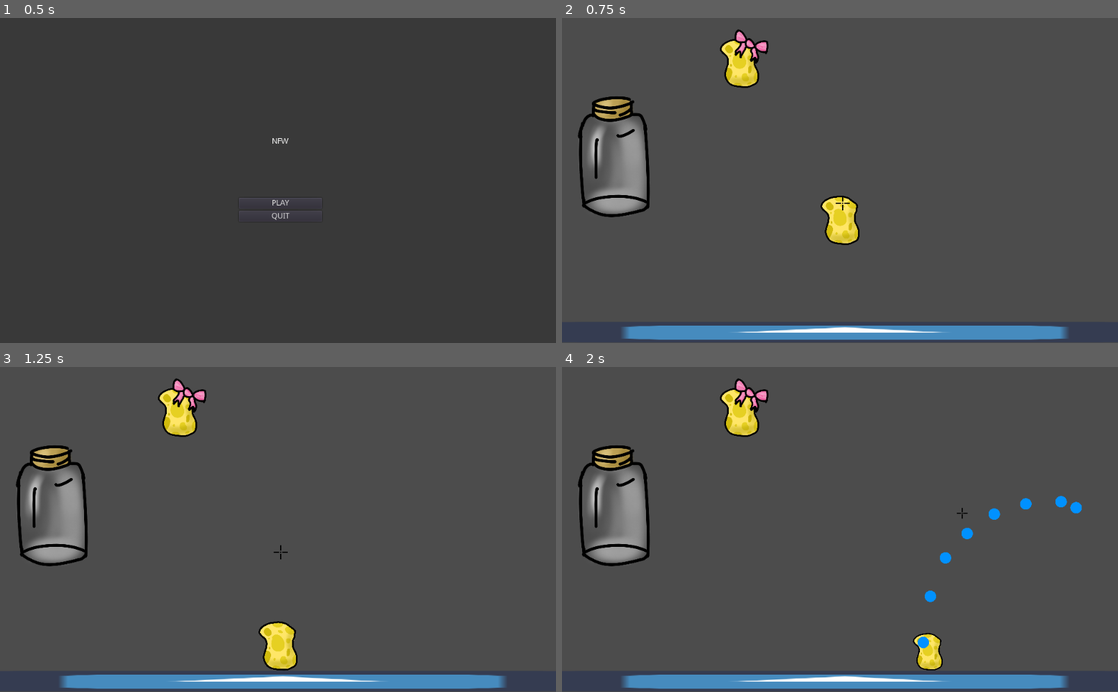
Above: before the commit, frames 1-4 (two rows, left to right).
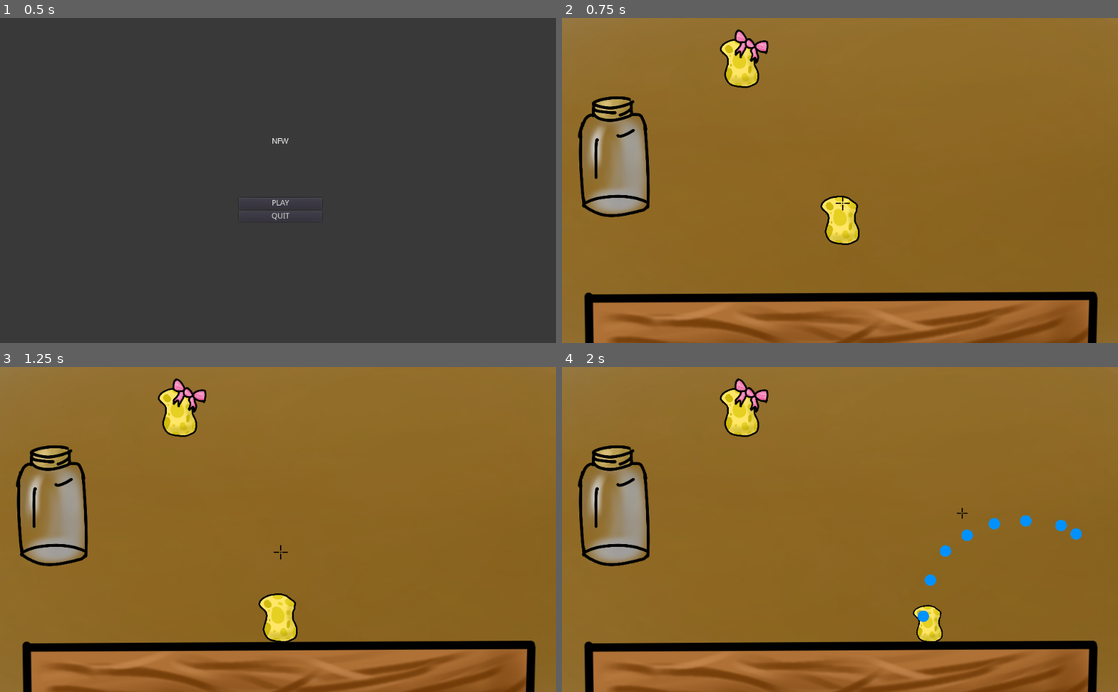
Above: after the commit, the same moments.

Repository: Wowe-Peanut/REPL-Game-Jam
Game: Godot game, scene res://Scenes/Main.tscn
Same seed, same stepped clock (60 frames per second), same inputs: the game is played once before the commit and once after it. The engine's default icon, where the game draws it, is replaced by a stand-in: a white triangle on a blue panel in a dark square.
Inputs (mouse positions are in pixels of both pictures, inside the frame that each line leads up to):
- Up to frame 1 (0.5 s): no input
- Up to frame 2 (0.75 s): click "PLAY" at 0.5 s
- Up to frame 3 (1.25 s): no input
- Up to frame 4 (2 s): tap Enter at 1.25 s; move the mouse to (962, 513) at 1.27 s; press the mouse at (962, 513) at 1.28 s; hold D (right) from 1.28 s (still down); tap W (jump) at 1.52 s

Frame 1 is identical in both runs. In frame 2, 96% of the frame differs, in the area x 0-100%, y 0-100%; in frame 3, 97%; in frame 4, 97%.

Commit message:
More object imports

Diff:
--- a/Objects/Obstacles/Floor.tscn
+++ b/Objects/Obstacles/Floor.tscn
@@ -1,17 +1,19 @@
 [gd_scene load_steps=3 format=2]
 
-[ext_resource path="res://Assets/icon.png" type="Texture" id=1]
+[ext_resource path="res://Assets/nfw_bounds.png" type="Texture" id=1]
 
 [sub_resource type="RectangleShape2D" id=1]
+extents = Vector2( 7.89769, 35.4069 )
 
 [node name="Floor" type="StaticBody2D"]
 
 [node name="Sprite" type="Sprite" parent="."]
 position = Vector2( 512, 580 )
-scale = Vector2( 18, 0.6 )
 texture = ExtResource( 1 )
+region_enabled = true
+region_rect = Rect2( 0, 0, 1010.69, 197.89 )
 
 [node name="Shape" type="CollisionShape2D" parent="."]
-position = Vector2( 512, 580 )
+position = Vector2( 514.67, 579.11 )
 scale = Vector2( 60, 2 )
 shape = SubResource( 1 )
--- /dev/null
+++ b/Objects/World/Background.tscn
@@ -0,0 +1,8 @@
+[gd_scene load_steps=2 format=2]
+
+[ext_resource path="res://Assets/nfw_background.png" type="Texture" id=1]
+
+[node name="Background" type="Sprite"]
+position = Vector2( 516.247, 302.316 )
+scale = Vector2( 1.03335, 0.617476 )
+texture = ExtResource( 1 )
--- a/Objects/Obstacles/ParticleBoundary.tscn
+++ b/Objects/World/ParticleBoundary.tscn
@@ -1,6 +1,6 @@
 [gd_scene load_steps=3 format=2]
 
-[ext_resource path="res://Objects/Obstacles/ParticleBoundary.gd" type="Script" id=1]
+[ext_resource path="res://Objects/World/ParticleBoundary.gd" type="Script" id=1]
 
 [sub_resource type="RectangleShape2D" id=1]
 extents = Vector2( 512, 300 )
--- a/Scenes/Level1.tscn
+++ b/Scenes/Level1.tscn
@@ -1,12 +1,15 @@
-[gd_scene load_steps=6 format=2]
+[gd_scene load_steps=7 format=2]
 
 [ext_resource path="res://Objects/Obstacles/Floor.tscn" type="PackedScene" id=1]
 [ext_resource path="res://Objects/CharacterStuff/Player.tscn" type="PackedScene" id=2]
-[ext_resource path="res://Objects/Obstacles/ParticleBoundary.tscn" type="PackedScene" id=3]
+[ext_resource path="res://Objects/World/ParticleBoundary.tscn" type="PackedScene" id=3]
 [ext_resource path="res://Objects/Obstacles/Container.tscn" type="PackedScene" id=4]
 [ext_resource path="res://Objects/CharacterStuff/Dixie.tscn" type="PackedScene" id=5]
+[ext_resource path="res://Objects/World/Background.tscn" type="PackedScene" id=6]
 
 [node name="Level1" type="Node2D"]
+
+[node name="Background" parent="." instance=ExtResource( 6 )]
 
 [node name="Player" parent="." instance=ExtResource( 2 )]
 position = Vector2( 512, 300 )
--- a/Scenes/Level2.tscn
+++ b/Scenes/Level2.tscn
@@ -2,7 +2,7 @@
 
 [ext_resource path="res://Assets/icon.png" type="Texture" id=1]
 [ext_resource path="res://Objects/CharacterStuff/Player.tscn" type="PackedScene" id=2]
-[ext_resource path="res://Objects/Obstacles/ParticleBoundary.tscn" type="PackedScene" id=3]
+[ext_resource path="res://Objects/World/ParticleBoundary.tscn" type="PackedScene" id=3]
 [ext_resource path="res://Objects/Obstacles/Container.tscn" type="PackedScene" id=4]
 
 [sub_resource type="RectangleShape2D" id=1]
--- a/project.godot
+++ b/project.godot
@@ -13,6 +13,10 @@
 config/name="Repl- Game- Jam"
 run/main_scene="res://Scenes/Main.tscn"
 config/icon="res://Assets/icon.png"
+
+[autoload]
+
+SceneManager="*res://scene_manager.gd"
 
 [input]
 
Not shown, added: Assets/nfw_background.png.import
Not shown, added: Assets/nfw_title.png.import
Renamed: Objects/Obstacles/ParticleBoundary.gd -> Objects/World/ParticleBoundary.gd
